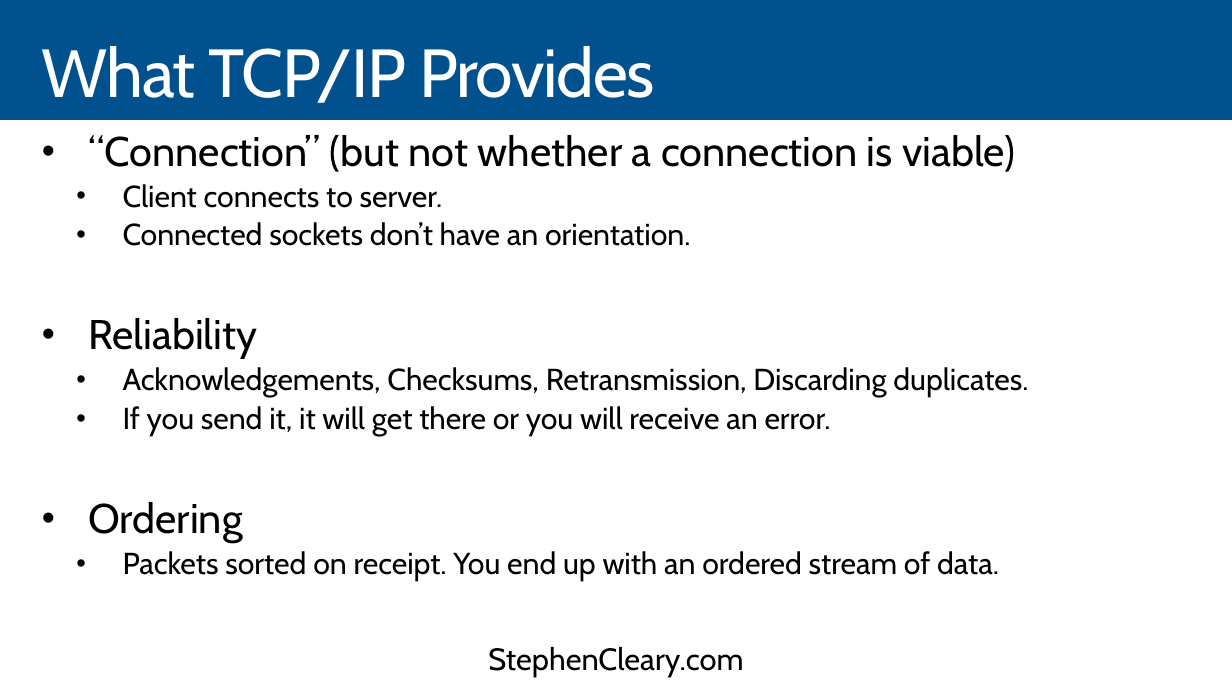
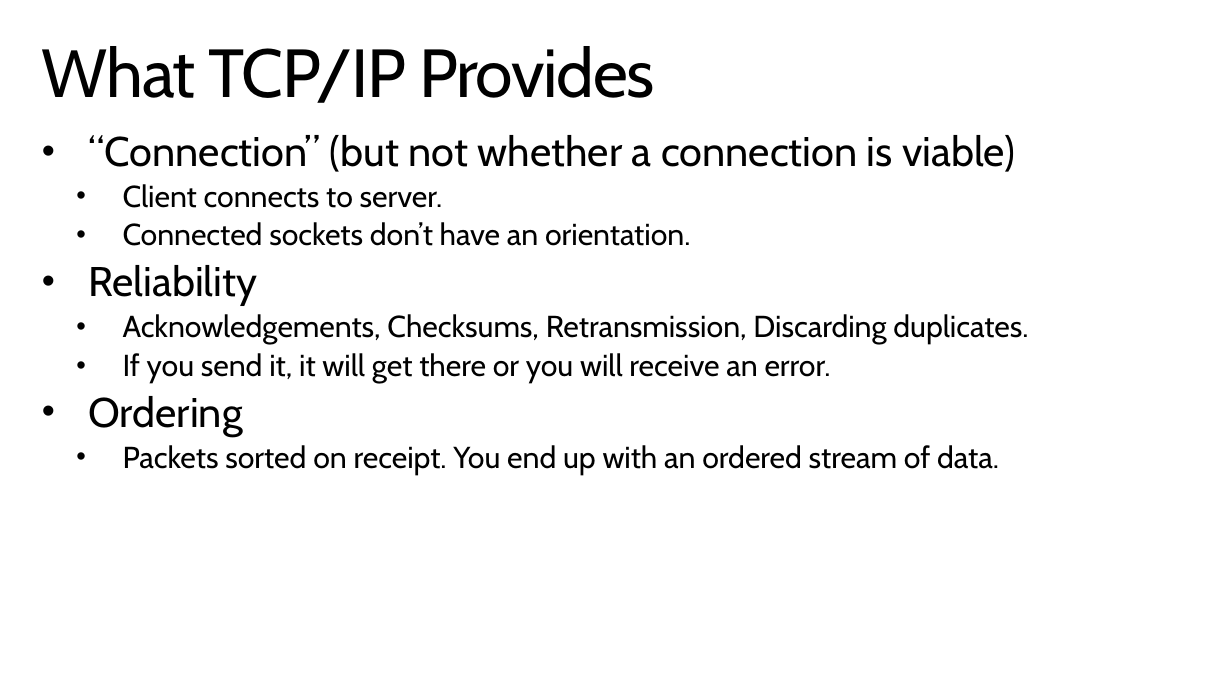
Before and after one commit to StephenCleary/Presentations, a slide deck: slide 10 of Designing Application Protocols for TCPIP/Protocol Design.pptx (slide 9 before the commit). Drawn at 1232x693 pixels with LibreOffice and Linux fonts; fonts in the diff are those of the drawing; background and template pictures are left out. Boxes give left, top, right and bottom in pixels: in the first picture for what was removed or moved away, otherwise in the second. Text is boxed around its words. In the diff, an @@ line names an element or a change of style, - is before the commit and + after.

```diff
--- a/Designing Application Protocols for TCPIP/Protocol Design.pptx
+++ b/Designing Application Protocols for TCPIP/Protocol Design.pptx
@@ background #00518E to picture (left out) @@
@@ title "What TCP/IP Provides" at box(42, 46, 655, 103): text colour #FFFFFF to #000000 @@
@@ rectangle removed at box(0, 120, 1232, 693) @@
@@ text "“Connection” (but not whether a ..." rewrapped from box(88, 135, 1028, 581) to box(88, 135, 1028, 475) @@
@@ text removed at box(0, 629, 1232, 693) @@
-StephenCleary.com
```
Also in this commit, not shown: 44 other slides changed, 2 slides added, 1 slide removed, 15 other files.
